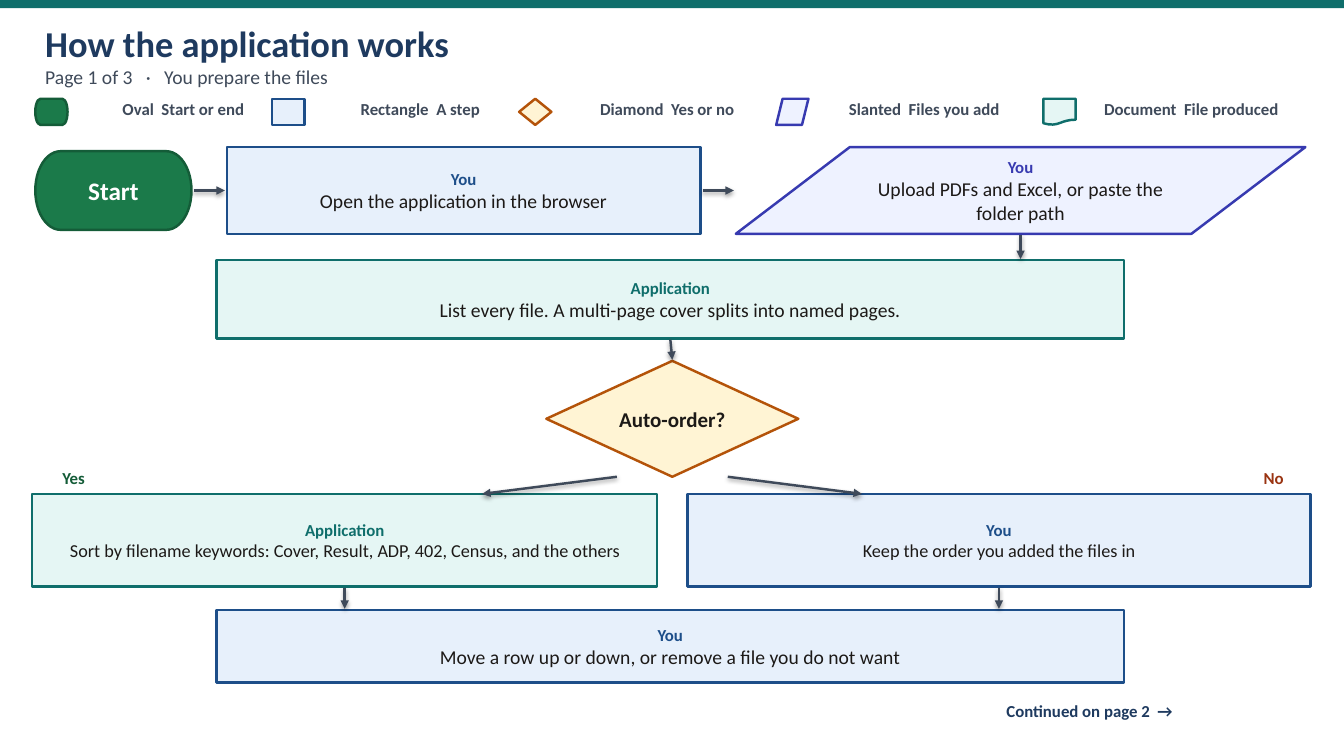
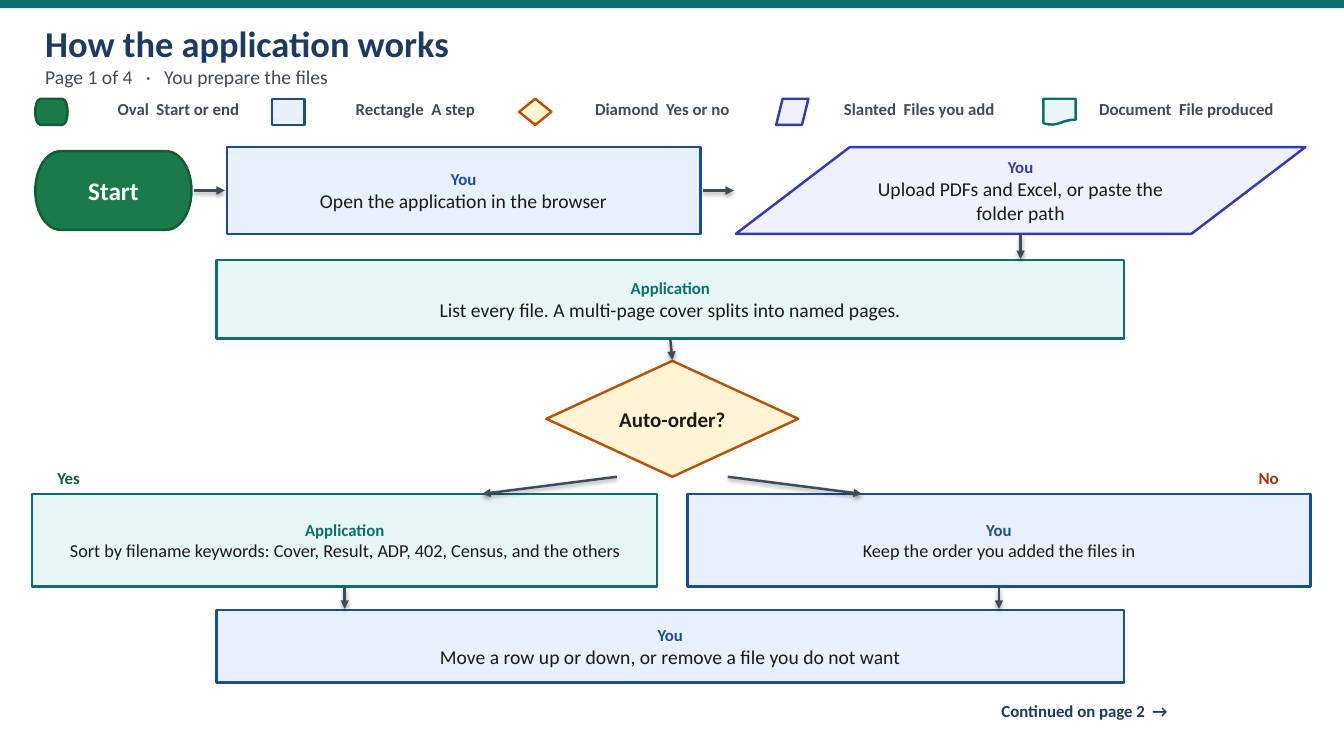
Before and after one commit to daminijaiswal1189-coder/document-processing-app, a slide deck: slide 1 of new-app/docs/Application-Flowchart.pptx. Drawn at 1344x756 pixels with LibreOffice and Linux fonts; fonts in the diff are those of the drawing. Boxes give left, top, right and bottom in pixels: in the first picture for what was removed or moved away, otherwise in the second. Text is boxed around its words. In the diff, an @@ line names an element or a change of style, - is before the commit and + after.

```diff
--- a/new-app/docs/Application-Flowchart.pptx
+++ b/new-app/docs/Application-Flowchart.pptx
@@ text at bbox=[45, 70, 328, 88]: text changed @@
-Page 1 of 3 · You prepare the files
+Page 1 of 4 · You prepare the files
@@ 8 texts: place and size @@
-8 texts at bbox=[62, 103, 1284, 720]
+8 texts at bbox=[57, 103, 1279, 720]
```
Also in this commit, not shown: 2 other slides changed, 1 slide added.
